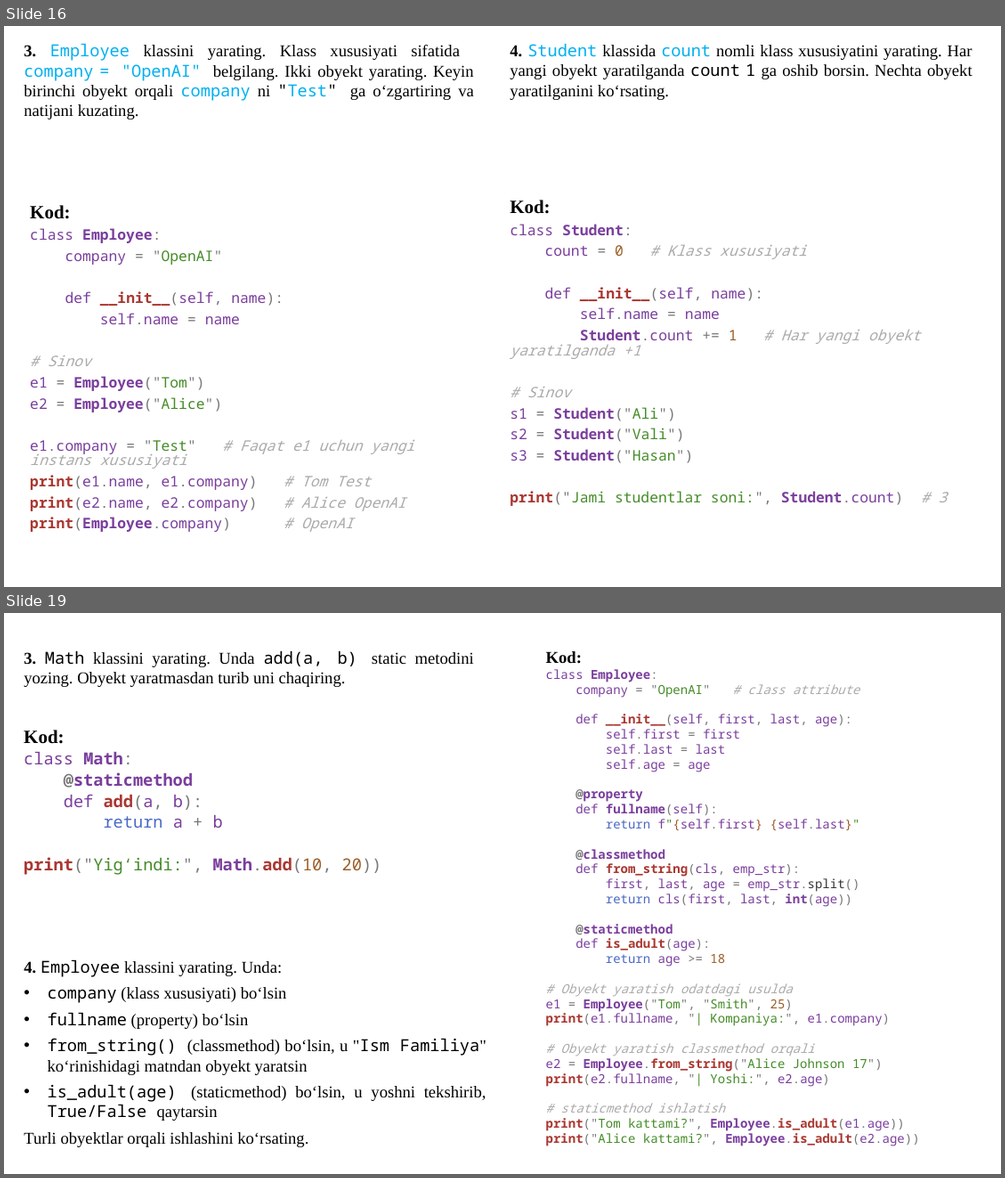
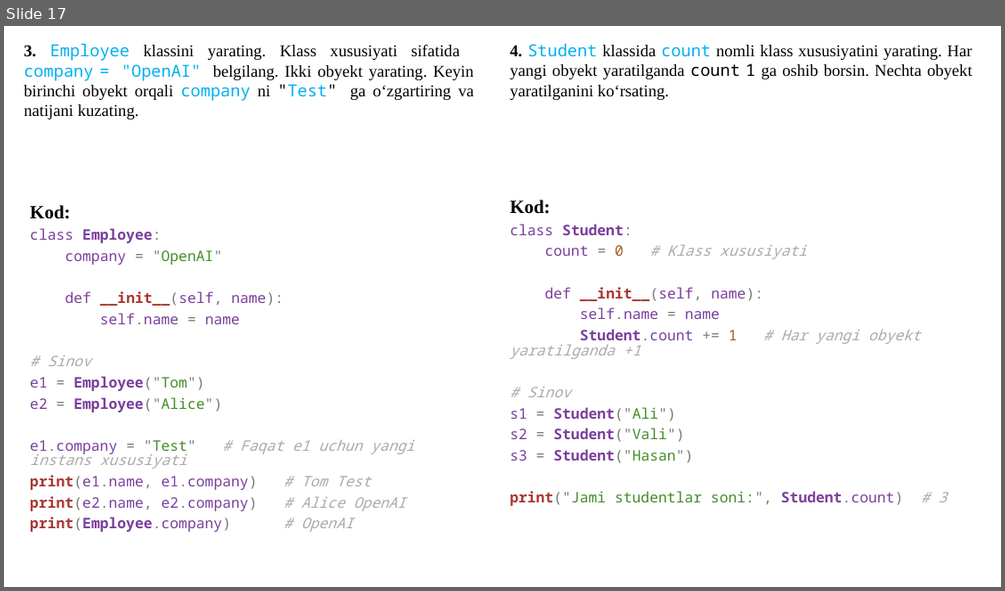
Before and after one commit to qwerty291996/2025-2026, a slide deck: Dars materiallari 2025-2026/Sun'iy intellekt asoslari 2025-2026/1.15 Pythonda Vorislikdan foydalanish/1.15 Pythonda Vorislikdan foydalanish.pptx. Shown one above the other, each under a label of ours: slides 16 and 19 before the commit, slide 17 after it; the slides between them are not shown. The pictures are 1005x1178 and 1005x591 pixels, drawn with LibreOffice and Linux fonts; fonts in the diff are those of the drawing. Boxes give left, top, right and bottom in pixels: in the first picture for what was removed or moved away, otherwise in the second. Text is boxed around its words. In the diff, an @@ line names an element or a change of style, - is before the commit and + after.

```diff
--- a/Dars materiallari 2025-2026/Sun'iy intellekt asoslari 2025-2026/1.15 Pythonda Vorislikdan foydalanish/1.15 Pythonda Vorislikdan foydalanish.pptx
+++ b/Dars materiallari 2025-2026/Sun'iy intellekt asoslari 2025-2026/1.15 Pythonda Vorislikdan foydalanish/1.15 Pythonda Vorislikdan foydalanish.pptx
@@ slide 19 removed at bbox=[4, 613, 1001, 1174], background #FFFFFF @@
@@ text removed at bbox=[24, 650, 474, 687] @@
-3️. Math klassini yarating. Unda add(a, b) static metodini yozing. Obyekt yaratmasdan turib uni chaqiring.
@@ text removed at bbox=[546, 651, 919, 1146] @@
-Kod:
-class Employee:
-company = "OpenAI" # class attribute
-def __init__(self, first, last, age):
-self.first = first
-self.last = last
-self.age = age
-@property
-def fullname(self):
-return f"{self.first} {self.last}"
-@classmethod
-def from_string(cls, emp_str):
-first, last, age = emp_str.split()
-return cls(first, last, int(age))
-@staticmethod
-def is_adult(age):
-return age >= 18
-# Obyekt yaratish odatdagi usulda
-e1 = Employee("Tom", "Smith", 25)
-print(e1.fullname, "| Kompaniya:", e1.company)
-# Obyekt yaratish classmethod orqali
-e2 = Employee.from_string("Alice Johnson 17")
-print(e2.fullname, "| Yoshi:", e2.age)
-# staticmethod ishlatish
-print("Tom kattami?", Employee.is_adult(e1.age))
-print("Alice kattami?", Employee.is_adult(e2.age))
@@ text removed at bbox=[24, 730, 382, 875] @@
-Kod:
-class Math:
-@staticmethod
-def add(a, b):
-return a + b
-print("Yig‘indi:", Math.add(10, 20))
@@ text removed at bbox=[24, 959, 486, 1147] @@
-4️. Employee klassini yarating. Unda:
-• company (klass xususiyati) bo‘lsin
-• fullname (property) bo‘lsin
-• from_string() (classmethod) bo‘lsin, u "Ism Familiya" ko‘rinishidagi matndan obyekt yaratsin
-• is_adult(age) (staticmethod) bo‘lsin, u yoshni tekshirib, True/False qaytarsin
-Turli obyektlar orqali ishlashini ko‘rsating.
@@ what was slide 16 is now slide 17 @@
```
Also in this commit, not shown: 6 slides changed, 1 slide added, 2 other slides removed, 13 other files.
